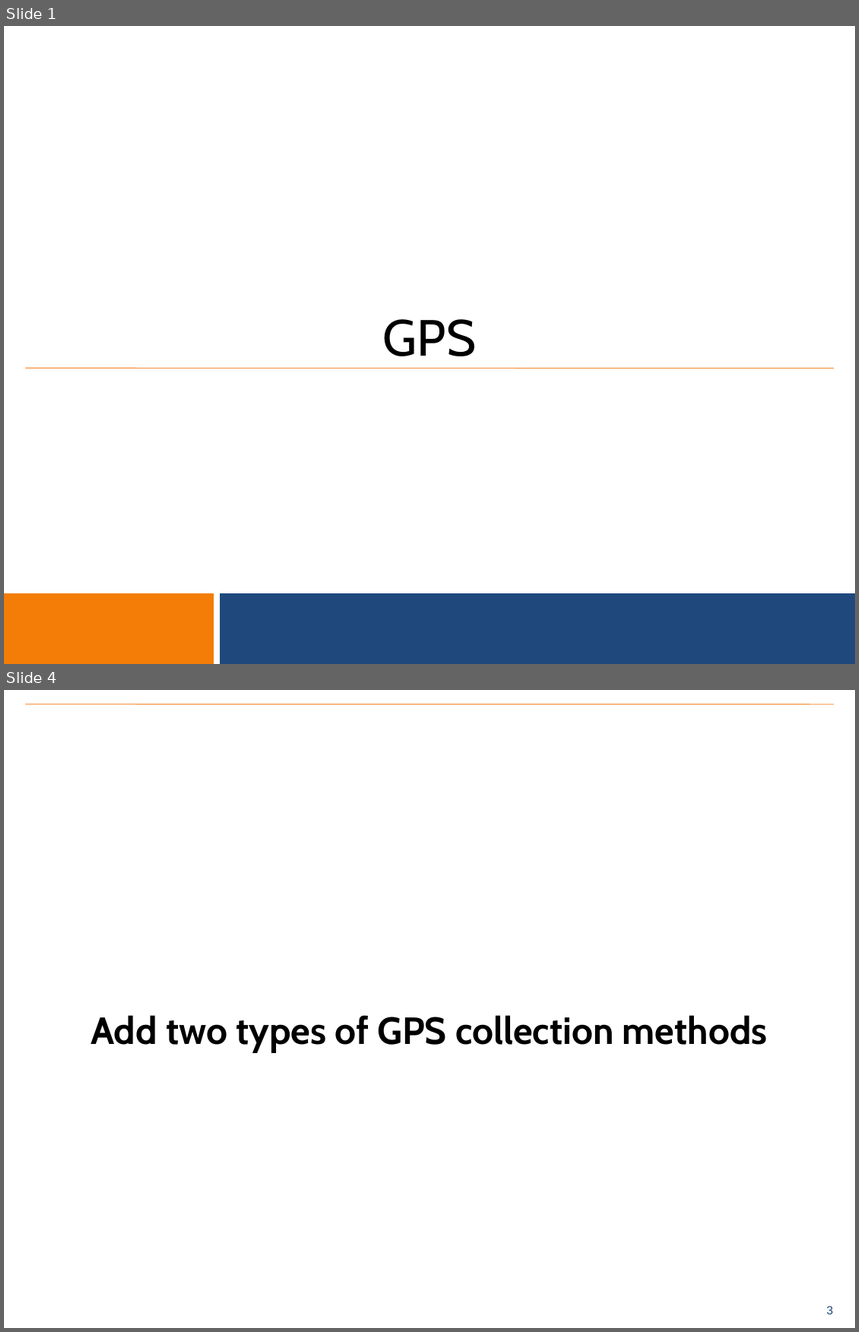
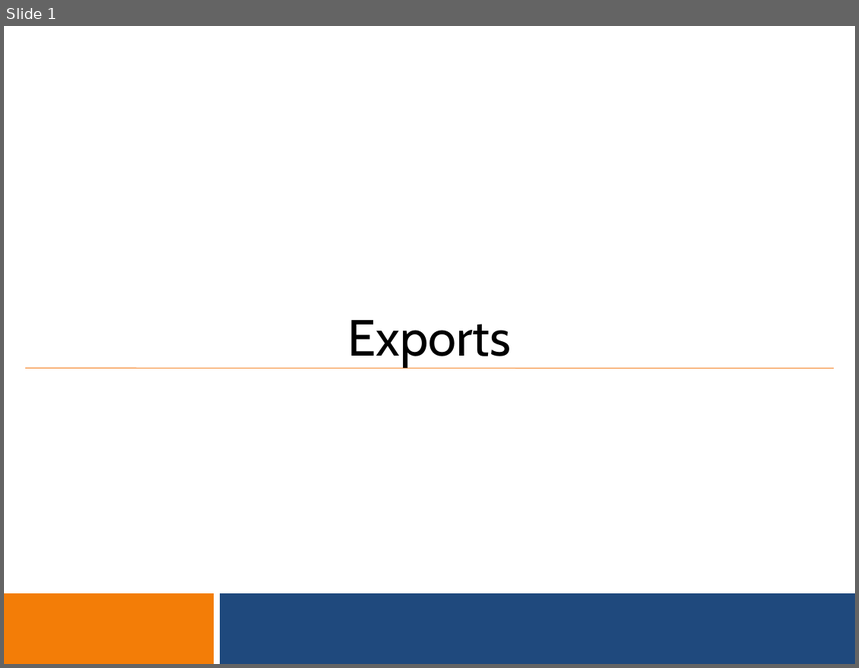
Before and after one commit to benrudolph/exi-training, a slide deck: Exports/exports.pptx. Shown one above the other, each under a label of ours: slides 1 and 4 before the commit, slide 1 after it; the slides between them are not shown. The pictures are 859x1332 and 859x668 pixels, drawn with LibreOffice and Linux fonts; fonts in the diff are those of the drawing; background and template pictures are left out. Boxes give left, top, right and bottom in pixels: in the first picture for what was removed or moved away, otherwise in the second. Text is boxed around its words. In the diff, an @@ line names an element or a change of style, - is before the commit and + after.

```diff
--- a/Exports/exports.pptx
+++ b/Exports/exports.pptx
@@ slide 4 removed at bbox=[4, 690, 855, 1328], background #FFFFFF; not listed: 1 template element that a slide beside it also shows @@
@@ line removed from (25, 704) to (834, 704) @@
@@ title removed at bbox=[91, 1015, 768, 1052] @@
-Add two types of GPS collection methods
@@ slide 1 changed as well @@
@@ subtitle at bbox=[348, 320, 511, 367]: text changed @@
-GPS
+Exports
```
Also in this commit, not shown: 1 other slide changed, 4 slides added, 3 other slides removed, 1 other file.
